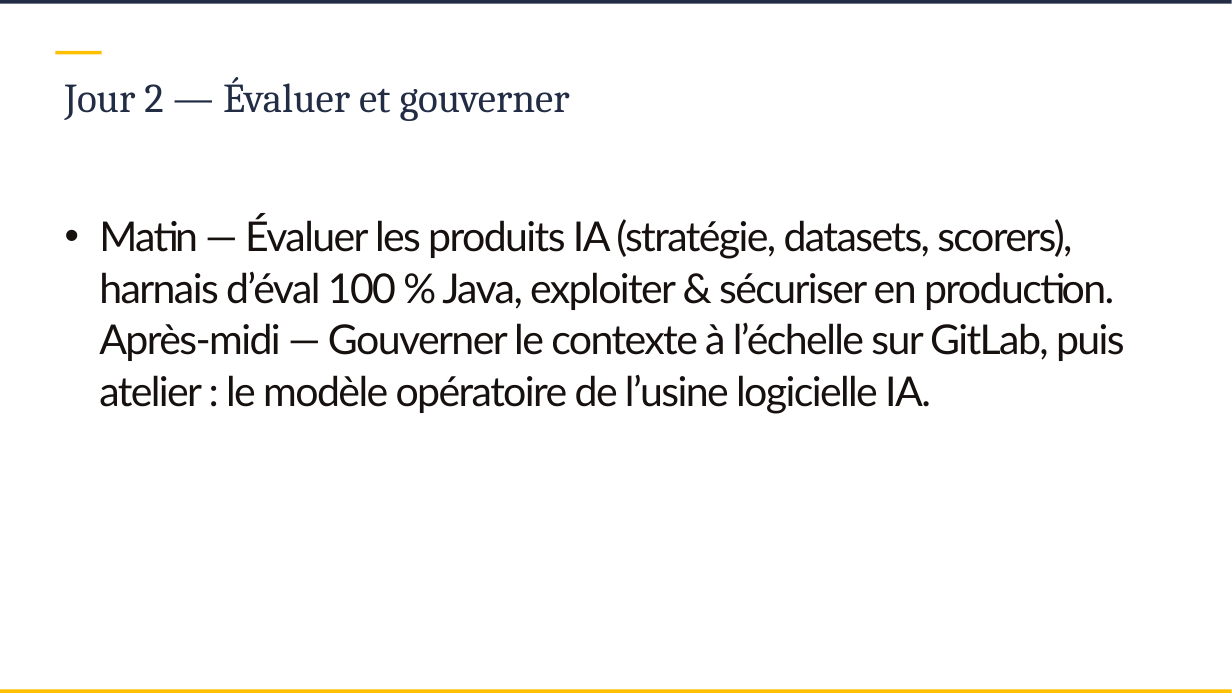
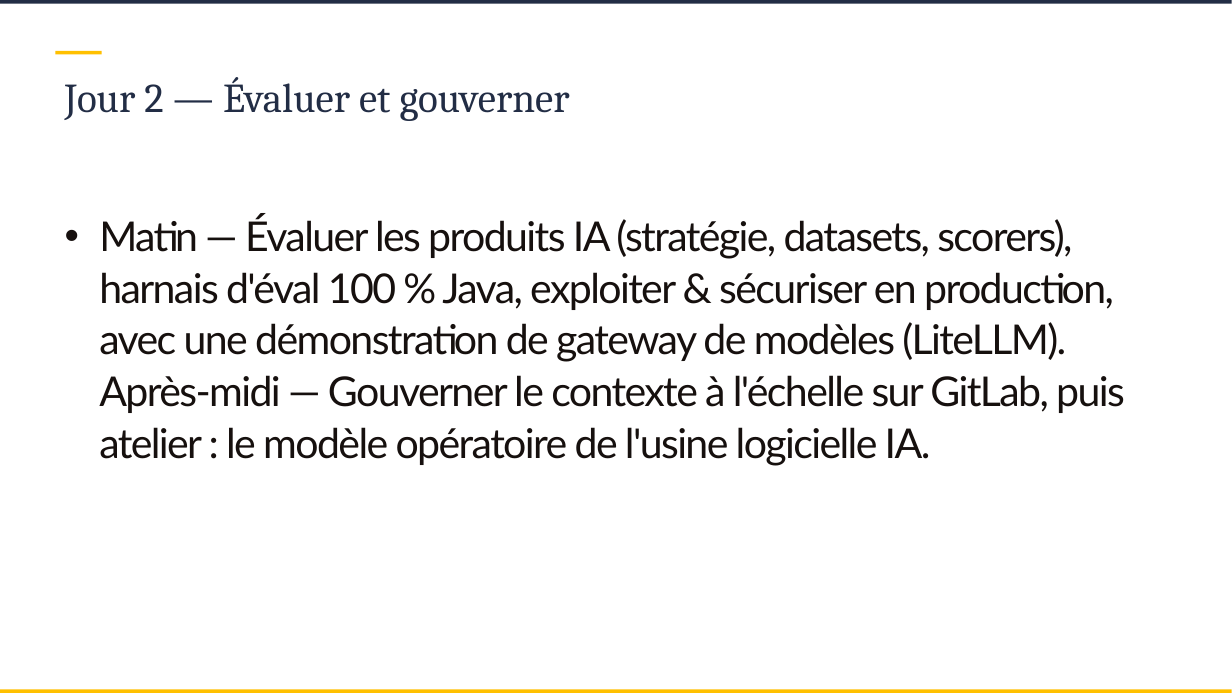
Before and after one commit to SCIAM-FR/formation-ia, a slide deck: slide 35 of slides/Support_formation_SCIAM.pptx. Drawn at 1232x693 pixels with LibreOffice and Linux fonts; fonts in the diff are those of the drawing; background and template pictures are left out. Boxes give left, top, right and bottom in pixels: in the first picture for what was removed or moved away, otherwise in the second. Text is boxed around its words. In the diff, an @@ line names an element or a change of style, - is before the commit and + after.

```diff
--- a/slides/Support_formation_SCIAM.pptx
+++ b/slides/Support_formation_SCIAM.pptx
@@ text at [99,215,1125,466]: text changed @@
-• Matin — Évaluer les produits IA (stratégie, datasets, scorers), harnais d’éval 100 % Java, exploiter & sécuriser en production. Après-midi — Gouverner le contexte à l’échelle sur GitLab, puis atelier : le modèle opératoire de l’usine logicielle IA.
+• Matin — Évaluer les produits IA (stratégie, datasets, scorers), harnais d'éval 100 % Java, exploiter & sécuriser en production, avec une démonstration de gateway de modèles (LiteLLM). Après-midi — Gouverner le contexte à l'échelle sur GitLab, puis atelier : le modèle opératoire de l'usine logicielle IA.
```
Also in this commit, not shown: 3 other slides changed, 3 slides added, 9 other files.
